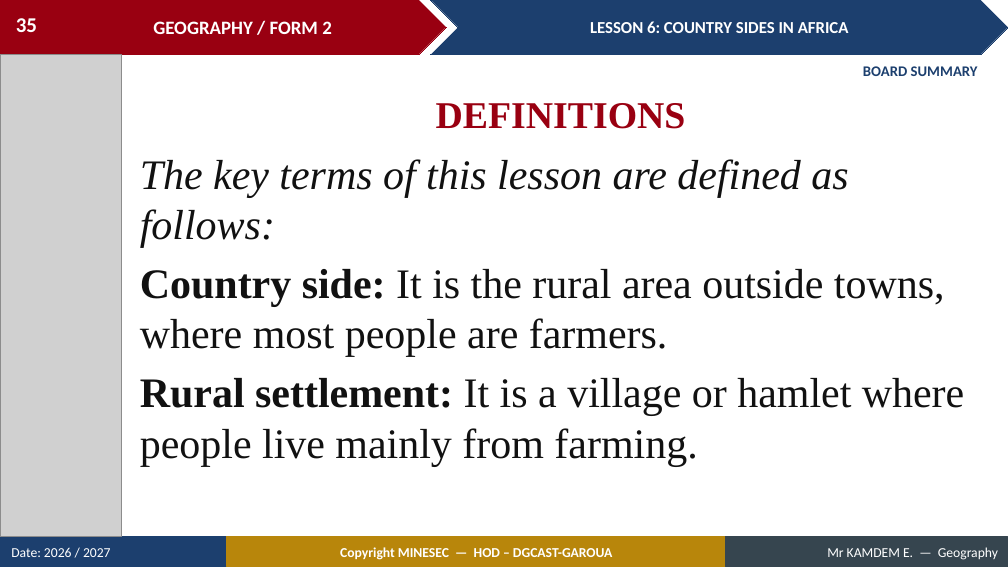
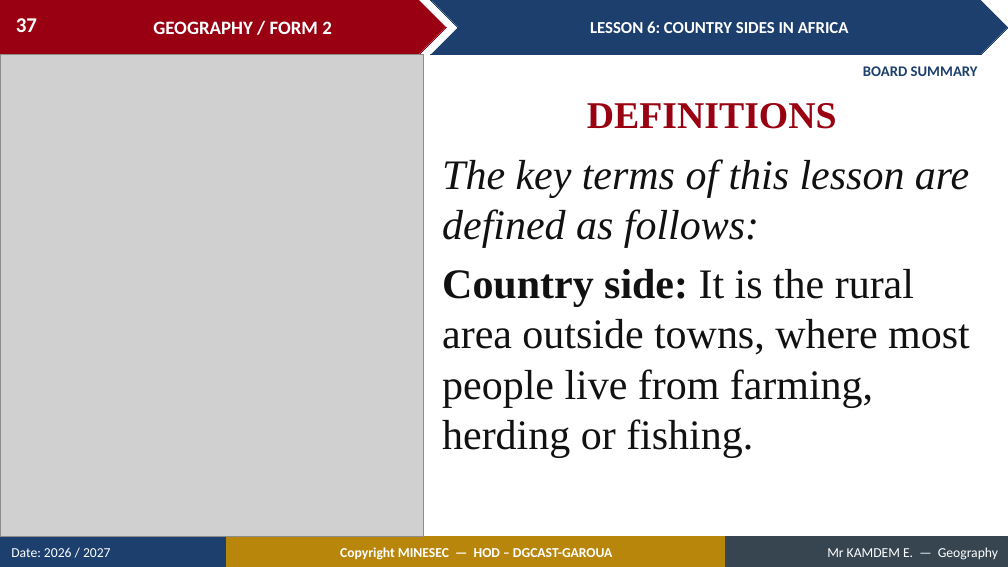
Before and after one commit to Berthautk/linea-github, a slide deck: slide 37 of lecons/F2/13_F2_M2_L06_Country_Sides_in_Africa.pptx (slide 35 before the commit). Drawn at 1008x567 pixels with LibreOffice and Linux fonts; fonts in the diff are those of the drawing; grey boxes stand for pictures. Boxes give left, top, right and bottom in pixels: in the first picture for what was removed or moved away, otherwise in the second. Text is boxed around its words. In the diff, an @@ line names an element or a change of style, - is before the commit and + after.

```diff
--- a/lecons/F2/13_F2_M2_L06_Country_Sides_in_Africa.pptx
+++ b/lecons/F2/13_F2_M2_L06_Country_Sides_in_Africa.pptx
@@ page number at <box>16,18,37,32</box>: text changed @@
-35
+37
@@ picture: place and size @@
-picture at <box>0,54,121,537</box>
+picture at <box>0,54,423,537</box>
@@ text "DEFINITIONS": place and size @@
-text "DEFINITIONS" at <box>436,103,686,129</box>
+text "DEFINITIONS" at <box>587,103,837,129</box>
@@ text "The key terms of this ...": place and size @@
-text "The key terms of this ..." at <box>140,159,964,466</box>
+text "The key terms of this ..." at <box>442,159,970,457</box>
@@ text at <box>442,269,970,457</box>: text changed @@
-Country side: It is the rural area outside towns, where most people are farmers.
-Rural settlement: It is a village or hamlet where people live mainly from farming.
+Country side: It is the rural area outside towns, where most people live from farming, herding or fishing.
```
Also in this commit, not shown: 24 other slides changed, 25 slides added, 2 slides removed, 21 other files.
